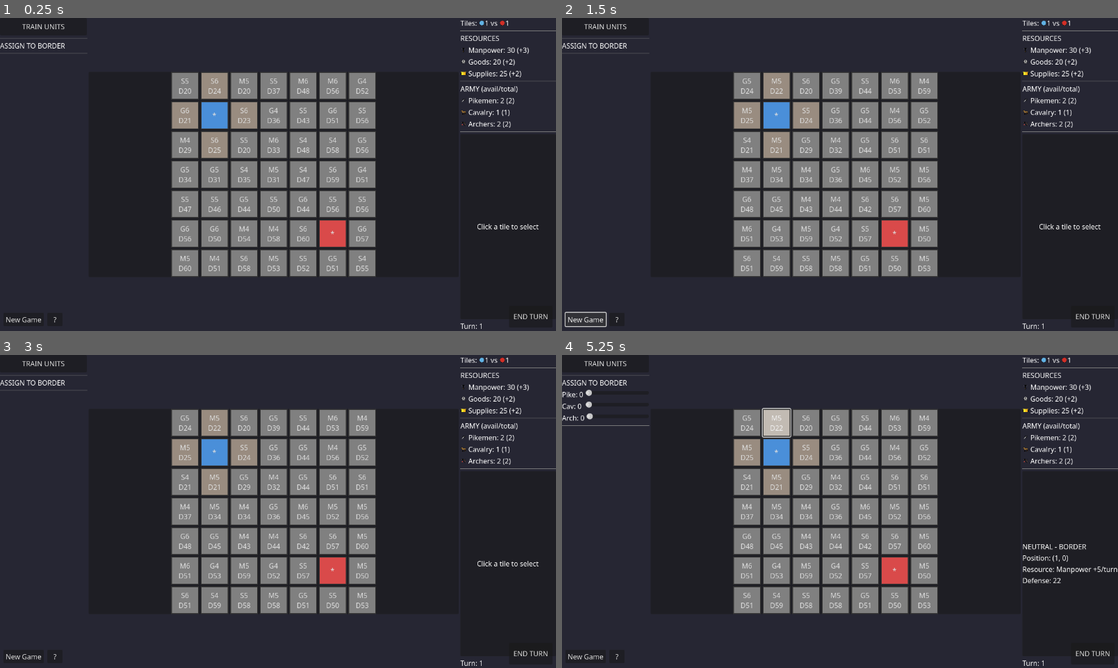
Above: before the commit, frames 1-4 (two rows, left to right).
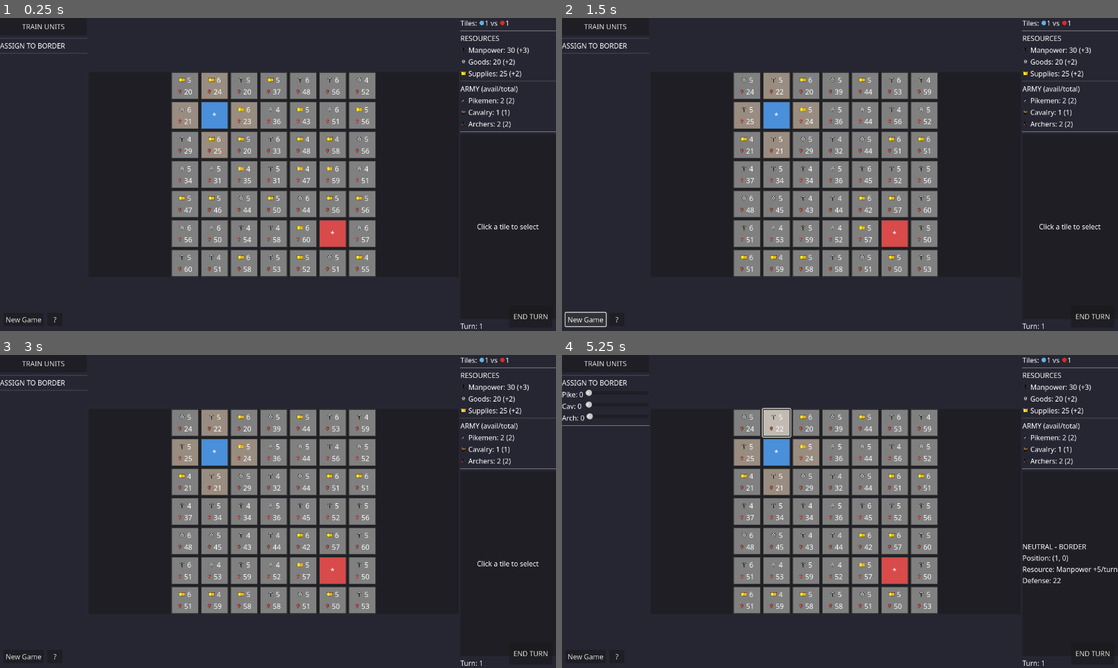
Above: after the commit, the same moments.

Repository: zoltan-szabo-boz/strategic-wars
Game: Godot game, scene res://scenes/main.tscn
The game is run twice, just before and just after one commit, with the same random seed, the same clock (stepped at 60 frames per second) and the same inputs.
Inputs (mouse positions are in pixels of both pictures, inside the frame that each line leads up to):
- Up to frame 1 (0.25 s): no input
- Up to frame 2 (1.5 s): click "New Game" at 0.5 s; click "New Game" at 1.25 s
- Up to frame 3 (3 s): click "TRAIN UNITS" at 2 s; click "Confirm" at 2.75 s
- Up to frame 4 (5.25 s): click (745, 423) at 3.5 s, where only the run before the commit has a clickable "G5 D24"; click (745, 423) at 4.27 s; click (778, 423) at 5 s, where only the run before the commit has a clickable "M5 D22"

The runs differ from the first frame. In frame 1, 2.4% of the frame differs, in the area x 32-67%, y 18-82%; in frame 2, 2.4%; in frame 3, 2.4%; in frame 4, 2.4%.

Commit message:
using icons on buttons too

Diff:
--- /dev/null
+++ b/assets/icons/shield.svg
@@ -0,0 +1,14 @@
+<svg id="emoji" viewBox="0 0 72 72" xmlns="http://www.w3.org/2000/svg">
+  <g id="color">
+    <path fill="#D0CFCE" stroke="none" d="M35.9899,10.9064c-11.0457,0-20,4.4773-20,10l0.0261,0.2749c2.9513,30.53,18.6744,39.0674,19.8983,39.6877 l0.0756,0.0374c0,0,17-8,20-40C56.5055,15.4078,47.0356,10.9064,35.9899,10.9064z M35.992,54.884l-0.0604-0.0299 c-0.978-0.4957-13.5423-7.318-15.9006-31.7145L20.01,22.9201c0-4.4133,7.1553-7.991,15.9819-7.991 c8.8265,0,16.3938,3.5969,15.9819,7.991C49.5766,48.4912,35.992,54.884,35.992,54.884z"/>
+    <path fill="#EA5A47" stroke="none" d="M35,17.9064l3,4l-3,4l3,4l-3,4l3,4l-3,4l3,4l-3,4l1,5.2597c0,0-15-11-16-32c0,0,0-8,16-8L35,17.9064z"/>
+    <path fill="#D22F27" stroke="none" d="M36,15.1661l-1,2.7403l3,4l-3,4l3,4l-3,4l3,4l-3,4l3,4l-3,4l1.002,4.9774 c0,0,13.8441-8.9583,15.9819-31.9638C51.9839,22.92,51.1505,15.9498,36,15.1661z"/>
+  </g>
+  <g id="hair"/>
+  <g id="skin"/>
+  <g id="skin-shadow"/>
+  <g id="line">
+    <path fill="none" stroke="#000000" stroke-linecap="round" stroke-linejoin="round" stroke-miterlimit="10" stroke-width="2" d="M35.9245,60.8691c-1.2239-0.6204-16.947-9.1579-19.8983-39.6878L16,20.9064c0-5.5228,8.9543-10,20-10s20.5155,4.5013,20,10 c-3,32-20,40-20,40L35.9245,60.8691z"/>
+    <path fill="none" stroke="#000000" stroke-linecap="round" stroke-linejoin="round" stroke-miterlimit="10" stroke-width="2" d="M35.9417,54.854c-0.978-0.4958-13.5423-7.318-15.9006-31.7144L20.0201,22.92c0-4.4133,7.1553-7.991,15.9819-7.991 s16.3938,3.5969,15.9819,7.991C49.5866,48.4911,36.002,54.8838,36.002,54.8838L35.9417,54.854z"/>
+  </g>
+</svg>
--- /dev/null
+++ b/assets/icons/swords.svg
@@ -0,0 +1,36 @@
+<svg id="emoji" viewBox="0 0 72 72" xmlns="http://www.w3.org/2000/svg">
+  <g id="color">
+    <g id="_2694">
+      <path fill="#9b9b9a" d="M29.8689,49.8881s3.8768-.1914,1.57-2.9351A27.3514,27.3514,0,0,1,21.46,41.6161s-3.6038,1.0922-.9827,3.2489A44.5205,44.5205,0,0,1,29.8689,49.8881Z"/>
+      <path fill="#d0cfce" d="M43.91,13.2107a25.7734,25.7734,0,0,1-2.7051,9.5749L29.9145,44.6031a22.4062,22.4062,0,0,1-4.52-2.4173L37.2724,20.6822a25.7753,25.7753,0,0,1,6.4619-7.5657"/>
+      <path fill="#9b9b9a" d="M18.326,55.9442a1.997,1.997,0,1,0,3.522,1.8837,88.1683,88.1683,0,0,0,3.8491-10.02L24.523,47.18A88.1637,88.1637,0,0,0,18.326,55.9442Z"/>
+      <path fill="#9b9b9a" d="M51.5232,44.865c2.6211-2.1567-.9827-3.2489-.9827-3.2489a27.3514,27.3514,0,0,1-9.9791,5.3369c-2.3071,2.7437,1.57,2.9351,1.57,2.9351A44.5205,44.5205,0,0,1,51.5232,44.865Z"/>
+      <path fill="#d0cfce" d="M29.2657,14.1165a25.7753,25.7753,0,0,1,6.4619,7.5657L47.6055,43.1858a22.4062,22.4062,0,0,1-4.52,2.4173L31.7947,23.7856A25.7734,25.7734,0,0,1,29.09,14.2107"/>
+      <path fill="#9b9b9a" d="M53.674,55.9442a1.997,1.997,0,1,1-3.522,1.8837,88.1683,88.1683,0,0,1-3.8491-10.02L47.477,47.18A88.1637,88.1637,0,0,1,53.674,55.9442Z"/>
+    </g>
+  </g>
+  <g id="line">
+    <g id="_2694-2">
+      <g>
+        <path fill="none" stroke="#000" stroke-linecap="round" stroke-linejoin="round" stroke-width="2" d="M40.3417,46.5421h0a1.9971,1.9971,0,0,0,1.8836,3.5221"/>
+        <path fill="none" stroke="#000" stroke-linecap="round" stroke-linejoin="round" stroke-width="2" d="M51.6174,45.0411a1.997,1.997,0,0,0-1.8836-3.522h0"/>
+        <path fill="none" stroke="#000" stroke-linecap="round" stroke-linejoin="round" stroke-width="2" d="M51.6174,45.0411a22.1726,22.1726,0,0,0-9.3921,5.0231"/>
+        <path fill="none" stroke="#000" stroke-linecap="round" stroke-linejoin="round" stroke-width="2" d="M40.3417,46.5421a22.1724,22.1724,0,0,0,9.3921-5.023"/>
+      </g>
+      <path fill="none" stroke="#000" stroke-linecap="round" stroke-linejoin="round" stroke-width="2" d="M53.674,55.9442a1.997,1.997,0,1,1-3.522,1.8837,88.1683,88.1683,0,0,1-3.8491-10.02L47.477,47.18A88.1637,88.1637,0,0,1,53.674,55.9442Z"/>
+      <path fill="none" stroke="#000" stroke-linecap="round" stroke-linejoin="round" stroke-width="2" d="M28.2657,13.1165a25.7753,25.7753,0,0,1,6.4619,7.5657L46.9194,42.7728A22.4041,22.4041,0,0,1,42.4,45.19L30.7947,22.7856A25.7734,25.7734,0,0,1,28.09,13.2107"/>
+      <g>
+        <path fill="none" stroke="#000" stroke-linecap="round" stroke-linejoin="round" stroke-width="2" d="M29.7747,50.0642a1.9971,1.9971,0,0,0,1.8836-3.5221h0"/>
+        <path fill="none" stroke="#000" stroke-linecap="round" stroke-linejoin="round" stroke-width="2" d="M22.2662,41.5191h0a1.997,1.997,0,1,0-1.8836,3.522"/>
+        <path fill="none" stroke="#000" stroke-linecap="round" stroke-linejoin="round" stroke-width="2" d="M29.7747,50.0642a22.1726,22.1726,0,0,0-9.3921-5.0231"/>
+        <path fill="none" stroke="#000" stroke-linecap="round" stroke-linejoin="round" stroke-width="2" d="M22.2662,41.5191a22.1724,22.1724,0,0,0,9.3921,5.023"/>
+      </g>
+      <g>
+        <path fill="none" stroke="#000" stroke-linecap="round" stroke-linejoin="round" stroke-width="2" d="M37.7047,19.9549a30.83,30.83,0,0,1,6.03-6.8384"/>
+        <path fill="none" stroke="#000" stroke-linecap="round" stroke-linejoin="round" stroke-width="2" d="M34.3432,36.0337,29.6005,45.19a22.4041,22.4041,0,0,1-4.52-2.4173l6.36-11.5234"/>
+        <path fill="none" stroke="#000" stroke-linecap="round" stroke-linejoin="round" stroke-width="2" d="M43.91,13.2107a25.7734,25.7734,0,0,1-2.7051,9.5749l-.9124,1.7576"/>
+      </g>
+      <path fill="none" stroke="#000" stroke-linecap="round" stroke-linejoin="round" stroke-width="2" d="M18.326,55.9442a1.997,1.997,0,1,0,3.522,1.8837,88.1683,88.1683,0,0,0,3.8491-10.02L24.523,47.18A88.1637,88.1637,0,0,0,18.326,55.9442Z"/>
+    </g>
+  </g>
+</svg>
--- a/scripts/main.gd
+++ b/scripts/main.gd
@@ -90,13 +90,20 @@
 	"ai": Color(0.85, 0.29, 0.29),           # Red
 }
 
-# Text icons for tiles (buttons don't support BBCode)
-const RESOURCE_ICONS := {
-	Config.ResourceType.MANPOWER: "M",
-	Config.ResourceType.GOODS: "G",
-	Config.ResourceType.SUPPLIES: "S",
-	Config.ResourceType.ALL: "*",
-}
+# Preloaded icon textures for tiles
+var RESOURCE_ICON_TEXTURES := {}
+var ICON_SHIELD: Texture2D
+var ICON_SWORDS: Texture2D
+
+func _load_icon_textures() -> void:
+	RESOURCE_ICON_TEXTURES = {
+		Config.ResourceType.MANPOWER: load("res://assets/icons/pickaxe.svg"),
+		Config.ResourceType.GOODS: load("res://assets/icons/gear.svg"),
+		Config.ResourceType.SUPPLIES: load("res://assets/icons/bread.svg"),
+		Config.ResourceType.ALL: null,  # Capital uses no icon, just "*"
+	}
+	ICON_SHIELD = load("res://assets/icons/shield.svg")
+	ICON_SWORDS = load("res://assets/icons/swords.svg")
 
 # Icon BBCode helpers
 const ICON_PICKAXE := "[img=14]res://assets/icons/pickaxe.svg[/img]"
@@ -118,6 +125,7 @@
 # =============================================================================
 
 func _ready() -> void:
+	_load_icon_textures()
 	_get_node_references()
 	_connect_signals()
 	_start_new_game()
@@ -262,13 +270,75 @@
 		child.queue_free()
 	tile_buttons.clear()
 
-	# Create grid of buttons
+	# Create grid of buttons with icon containers
 	for y in range(Config.GRID_SIZE):
 		var row: Array = []
 		for x in range(Config.GRID_SIZE):
 			var btn := Button.new()
 			btn.custom_minimum_size = Vector2(TILE_SIZE, TILE_SIZE)
 			btn.pressed.connect(_on_tile_clicked.bind(x, y))
+			btn.clip_text = true
+
+			# Create VBox container for icons/labels
+			var vbox := VBoxContainer.new()
+			vbox.name = "VBox"
+			vbox.set_anchors_preset(Control.PRESET_FULL_RECT)
+			vbox.mouse_filter = Control.MOUSE_FILTER_IGNORE
+			vbox.alignment = BoxContainer.ALIGNMENT_CENTER
+			btn.add_child(vbox)
+
+			# Resource row (icon + production)
+			var res_row := HBoxContainer.new()
+			res_row.name = "ResRow"
+			res_row.mouse_filter = Control.MOUSE_FILTER_IGNORE
+			res_row.alignment = BoxContainer.ALIGNMENT_CENTER
+			vbox.add_child(res_row)
+
+			var res_icon := TextureRect.new()
+			res_icon.name = "ResIcon"
+			res_icon.custom_minimum_size = Vector2(16, 16)
+			res_icon.expand_mode = TextureRect.EXPAND_IGNORE_SIZE
+			res_icon.stretch_mode = TextureRect.STRETCH_KEEP_ASPECT_CENTERED
+			res_icon.mouse_filter = Control.MOUSE_FILTER_IGNORE
+			res_row.add_child(res_icon)
+
+			var prod_label := Label.new()
+			prod_label.name = "ProdLabel"
+			prod_label.mouse_filter = Control.MOUSE_FILTER_IGNORE
+			res_row.add_child(prod_label)
+
+			# Defense row (icon + value) - for neutral tiles
+			var def_row := HBoxContainer.new()
+			def_row.name = "DefRow"
+			def_row.mouse_filter = Control.MOUSE_FILTER_IGNORE
+			def_row.alignment = BoxContainer.ALIGNMENT_CENTER
+			def_row.visible = false
+			vbox.add_child(def_row)
+
+			var def_icon := TextureRect.new()
+			def_icon.name = "DefIcon"
+			def_icon.custom_minimum_size = Vector2(12, 12)
+			def_icon.expand_mode = TextureRect.EXPAND_IGNORE_SIZE
+			def_icon.stretch_mode = TextureRect.STRETCH_KEEP_ASPECT_CENTERED
+			def_icon.mouse_filter = Control.MOUSE_FILTER_IGNORE
+			def_row.add_child(def_icon)
+
+			var def_label := Label.new()
+			def_label.name = "DefLabel"
+			def_label.mouse_filter = Control.MOUSE_FILTER_IGNORE
+			def_row.add_child(def_label)
+
+			# Assignment indicator (swords icon)
+			var assign_icon := TextureRect.new()
+			assign_icon.name = "AssignIcon"
+			assign_icon.custom_minimum_size = Vector2(14, 14)
+			assign_icon.expand_mode = TextureRect.EXPAND_IGNORE_SIZE
+			assign_icon.stretch_mode = TextureRect.STRETCH_KEEP_ASPECT_CENTERED
+			assign_icon.mouse_filter = Control.MOUSE_FILTER_IGNORE
+			assign_icon.size_flags_horizontal = Control.SIZE_SHRINK_CENTER
+			assign_icon.visible = false
+			vbox.add_child(assign_icon)
+
 			map_container.add_child(btn)
 			row.append(btn)
 		tile_buttons.append(row)
@@ -318,24 +388,46 @@
 	pressed_style.bg_color = color.darkened(0.1)
 	btn.add_theme_stylebox_override("pressed", pressed_style)
 
-	# Set text: resource icon + production (or defense for neutrals/AI)
-	var icon: String = RESOURCE_ICONS.get(tile.resource_type, "?")
-	if tile.owner == Config.TileOwner.PLAYER:
-		if tile.resource_type == Config.ResourceType.ALL:
-			btn.text = icon  # Just star for capital
-		else:
-			btn.text = "%s%d" % [icon, tile.production]
-	elif tile.owner == Config.TileOwner.AI:
-		if tile.resource_type == Config.ResourceType.ALL:
-			btn.text = icon  # Just star for AI capital
-		else:
-			btn.text = "%s%d" % [icon, tile.production]
+	# Clear button text (we use custom children now)
+	btn.text = ""
+
+	# Get child nodes
+	var vbox := btn.get_node("VBox")
+	var res_icon: TextureRect = vbox.get_node("ResRow/ResIcon")
+	var prod_label: Label = vbox.get_node("ResRow/ProdLabel")
+	var def_row: HBoxContainer = vbox.get_node("DefRow")
+	var def_icon: TextureRect = vbox.get_node("DefRow/DefIcon")
+	var def_label: Label = vbox.get_node("DefRow/DefLabel")
+	var assign_icon: TextureRect = vbox.get_node("AssignIcon")
+
+	# Set resource icon and production
+	var icon_texture: Texture2D = RESOURCE_ICON_TEXTURES.get(tile.resource_type)
+	if icon_texture:
+		res_icon.texture = icon_texture
+		res_icon.visible = true
 	else:
-		btn.text = "%s%d\nD%d" % [icon, tile.production, tile.defense]
+		res_icon.visible = false
+
+	# Set production label
+	if tile.resource_type == Config.ResourceType.ALL:
+		prod_label.text = "*"  # Capital
+	else:
+		prod_label.text = str(tile.production)
+
+	# Show defense row for neutral/border tiles
+	if tile.owner == Config.TileOwner.NEUTRAL:
+		def_row.visible = true
+		def_icon.texture = ICON_SHIELD
+		def_label.text = str(tile.defense)
+	else:
+		def_row.visible = false
 
 	# Show assignment indicator if units assigned
 	if GameState.has_assignment(Vector2i(x, y)):
-		btn.text += "\n!"
+		assign_icon.texture = ICON_SWORDS
+		assign_icon.visible = true
+	else:
+		assign_icon.visible = false
 
 # =============================================================================
 # UI REFRESH
Not shown, changed: assets/icons/shield.svg.import
Not shown, changed: assets/icons/swords.svg.import
Not shown, removed: docs/index.icon.png.import
Not shown, changed: docs/index.html
Not shown, changed: docs/index.pck
